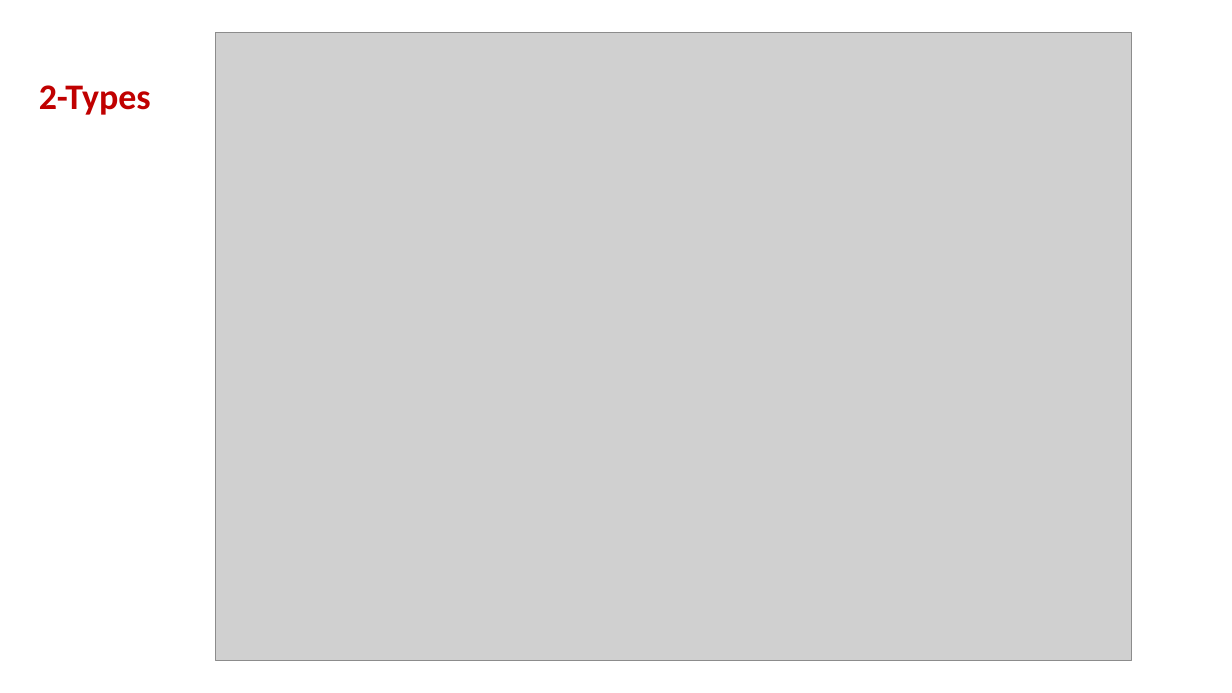
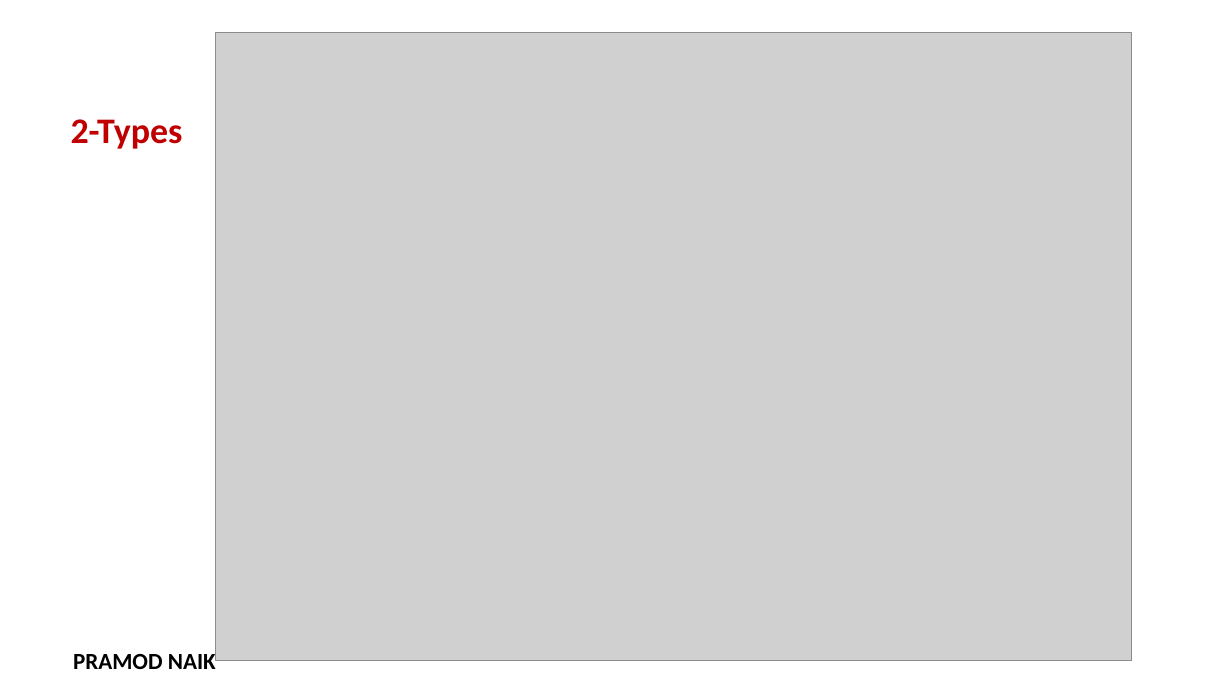
Before and after one commit to PRAMOD-VISHNU-NAIK/MCA-2nd-Sem-Shridevi-College, a slide deck: slide 19 of Theory Class-Notes/Complete Syllabus and Notes/PPT/Module-3 Interfaces and Packages.pptx (slide 20 before the commit). Drawn at 1232x693 pixels with LibreOffice and Linux fonts; fonts in the diff are those of the drawing; grey boxes stand for pictures; background and template pictures are left out. Boxes give left, top, right and bottom in pixels: in the first picture for what was removed or moved away, otherwise in the second. Text is boxed around its words. In the diff, an @@ line names an element or a change of style, - is before the commit and + after.

```diff
--- a/Theory Class-Notes/Complete Syllabus and Notes/PPT/Module-3 Interfaces and Packages.pptx
+++ b/Theory Class-Notes/Complete Syllabus and Notes/PPT/Module-3 Interfaces and Packages.pptx
@@ text "2-Types": place and size @@
-text "2-Types" at [39,85,151,115]
+text "2-Types" at [71,119,183,149]
@@ text added at [73,649,216,669], 18 pt, text #000000, bold @@
+PRAMOD NAIK
```
Also in this commit, not shown: 26 other slides changed, 1 slide added, 3 slides removed, 39 other files.
